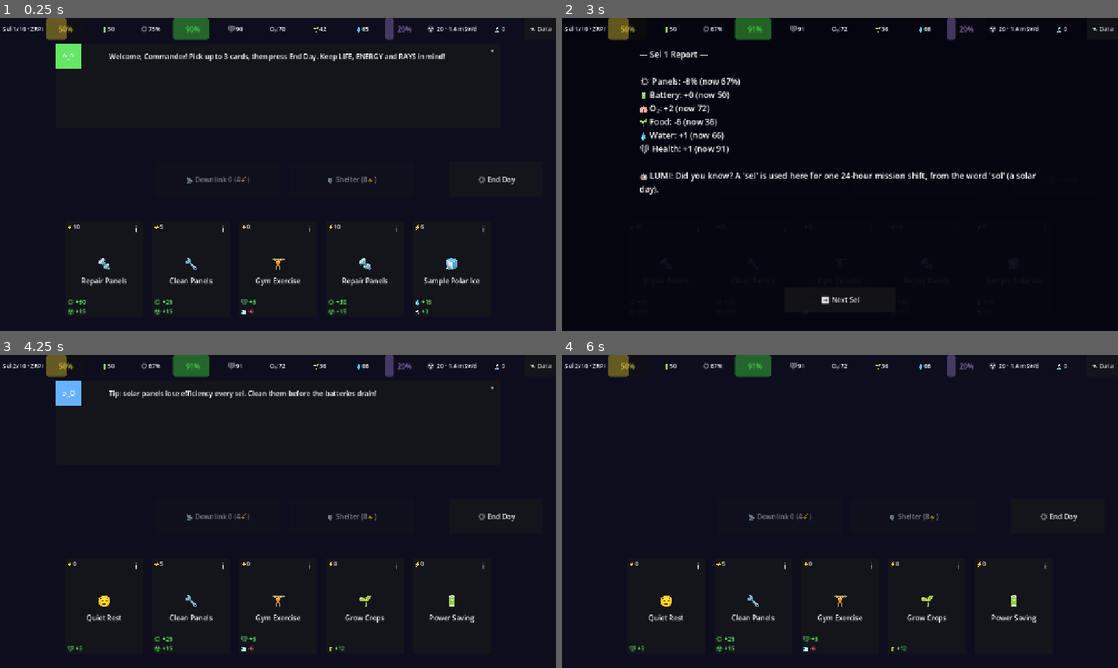
Above: before the commit, frames 1-4 (two rows, left to right).
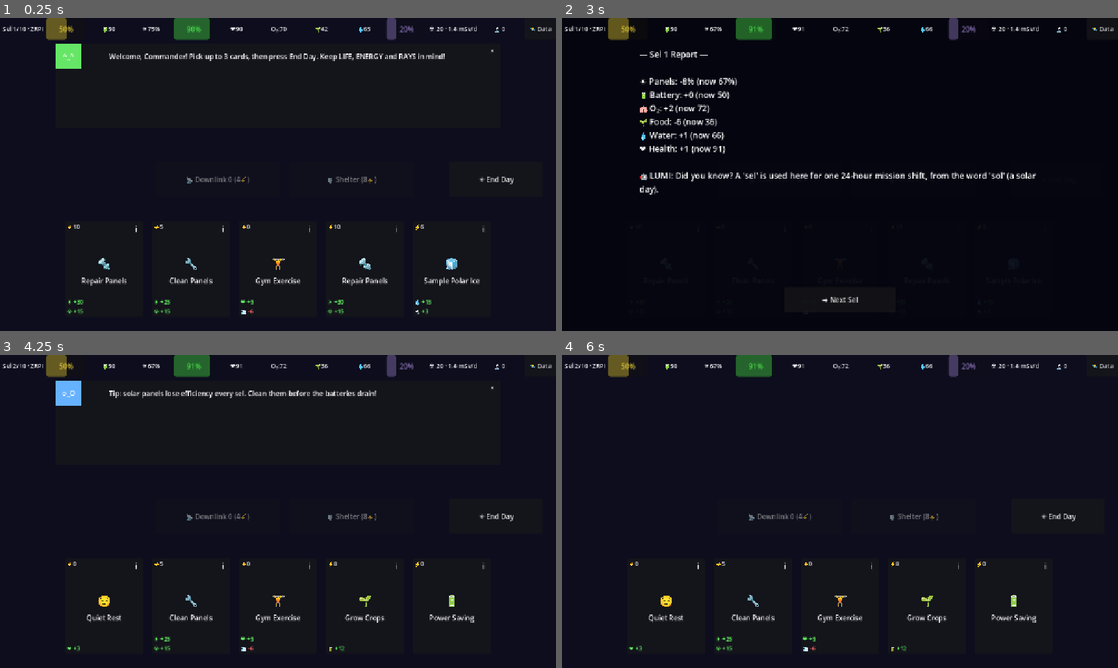
Above: after the commit, the same moments.

Repository: SadAlexa/2026-NASA-Challenge-Junior-Astronaut-Mission-Trainer
Game: Godot game, scene res://main.tscn
Two runs of this game, one before a commit and one after it. Both use one fixed random seed, a clock stepped at 60 frames per second and the inputs below.
Inputs:
- Up to frame 1 (0.25 s): no input
- Up to frame 2 (3 s): click "🛰️ Data" at 0.5 s; click "×" at 1.25 s; click "i" at 2 s; click "☀️ End Day" at 2.75 s
- Up to frame 3 (4.25 s): click "➡️ Next Sel" at 3.5 s
- Up to frame 4 (6 s): click "🛰️ Data" at 4.25 s; click "×" at 5 s; click "×" at 5.75 s

The runs differ from the first frame. In frame 1, 0.8% of the frame differs, in the area x 10-93%, y 0-96%; in frame 2, 1.1%, in the area x 10-86%, y 0-92%; in frame 3, 0.6%; in frame 4, 0.6%.

Commit message:
fix: keep the platform emoji font outside the web build

Diff:
--- a/game/main.gd
+++ b/game/main.gd
@@ -9,8 +9,10 @@
 
 
 func _install_emoji_fallback() -> void:
-	# The Web export has no system emoji font, so emoji would render as tofu
-	# boxes. Bundle a monochrome emoji font as a fallback for the default font.
+	# Browsers have no system emoji font, so emoji would render as tofu boxes.
+	# On desktop, keep the platform's (usually colour) emoji font instead.
+	if not OS.has_feature("web"):
+		return
 	var emoji_font: Font = load("res://assets/fonts/NotoEmoji.ttf")
 	if emoji_font == null:
 		push_warning("Main: emoji fallback font is missing")
